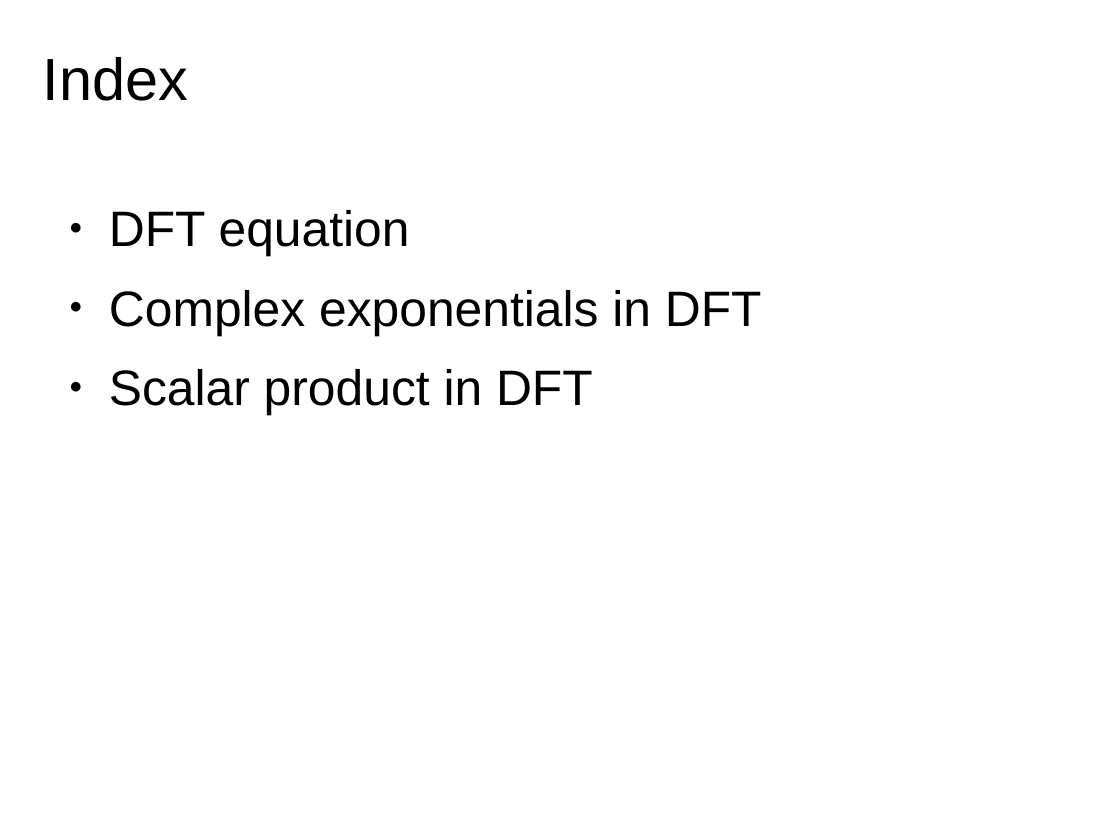
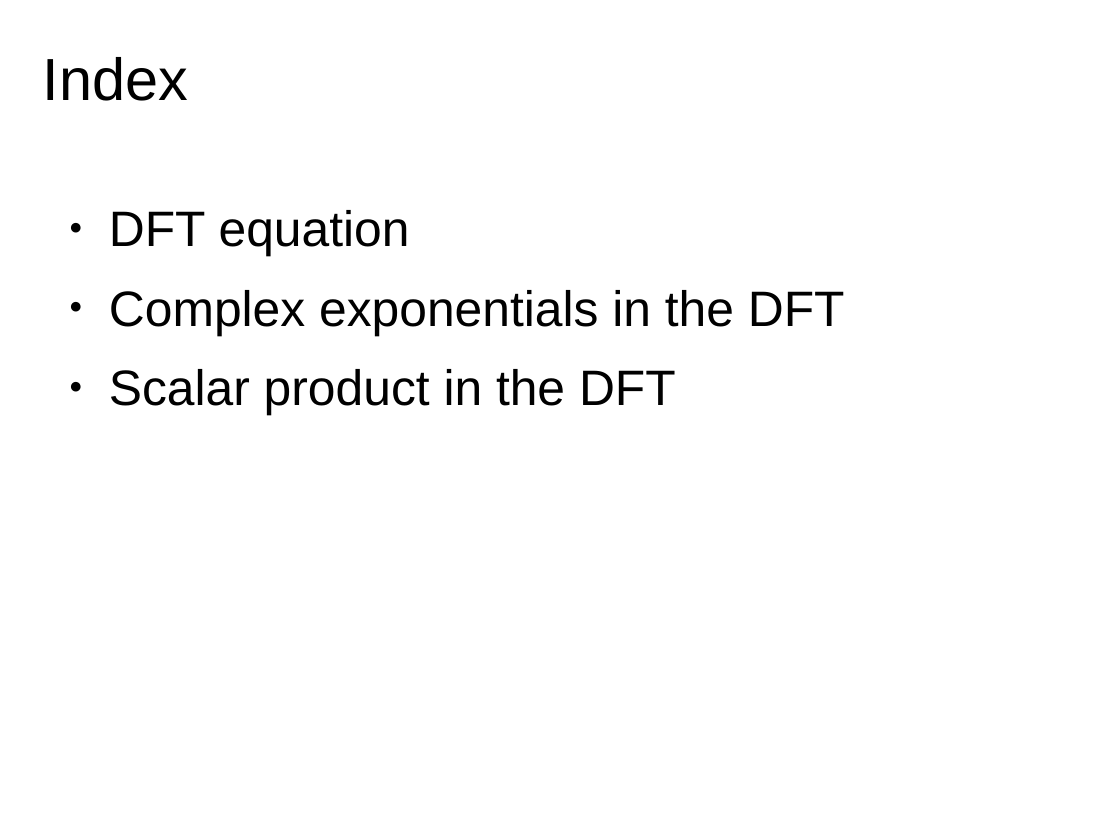
Before and after one commit to hoinx/sms-tools, a slide deck: slide 2 of lectures/2-DFT/DFT-1.odp. Drawn at 1120x840 pixels with LibreOffice and Linux fonts; fonts in the diff are those of the drawing. Boxes give left, top, right and bottom in pixels: in the first picture for what was removed or moved away, otherwise in the second. Text is boxed around its words. In the diff, an @@ line names an element or a change of style, - is before the commit and + after.

```diff
--- a/lectures/2-DFT/DFT-1.odp
+++ b/lectures/2-DFT/DFT-1.odp
@@ text at [109,290,845,416]: text changed @@
-● Complex exponentials in DFT
-● Scalar product in DFT
+● Complex exponentials in the DFT
+● Scalar product in the DFT
```
Also in this commit, not shown: 4 other slides changed, 1 slide added, 1 slide removed, 27 other files.
